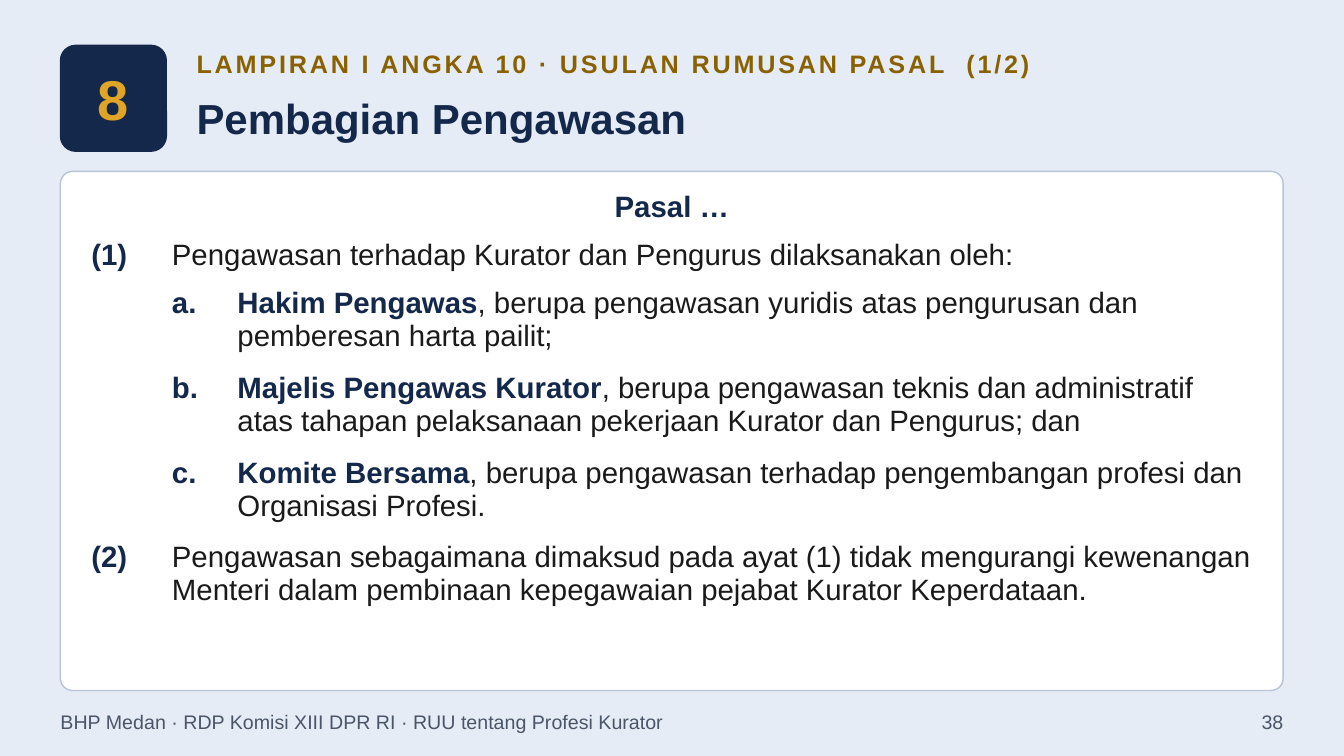
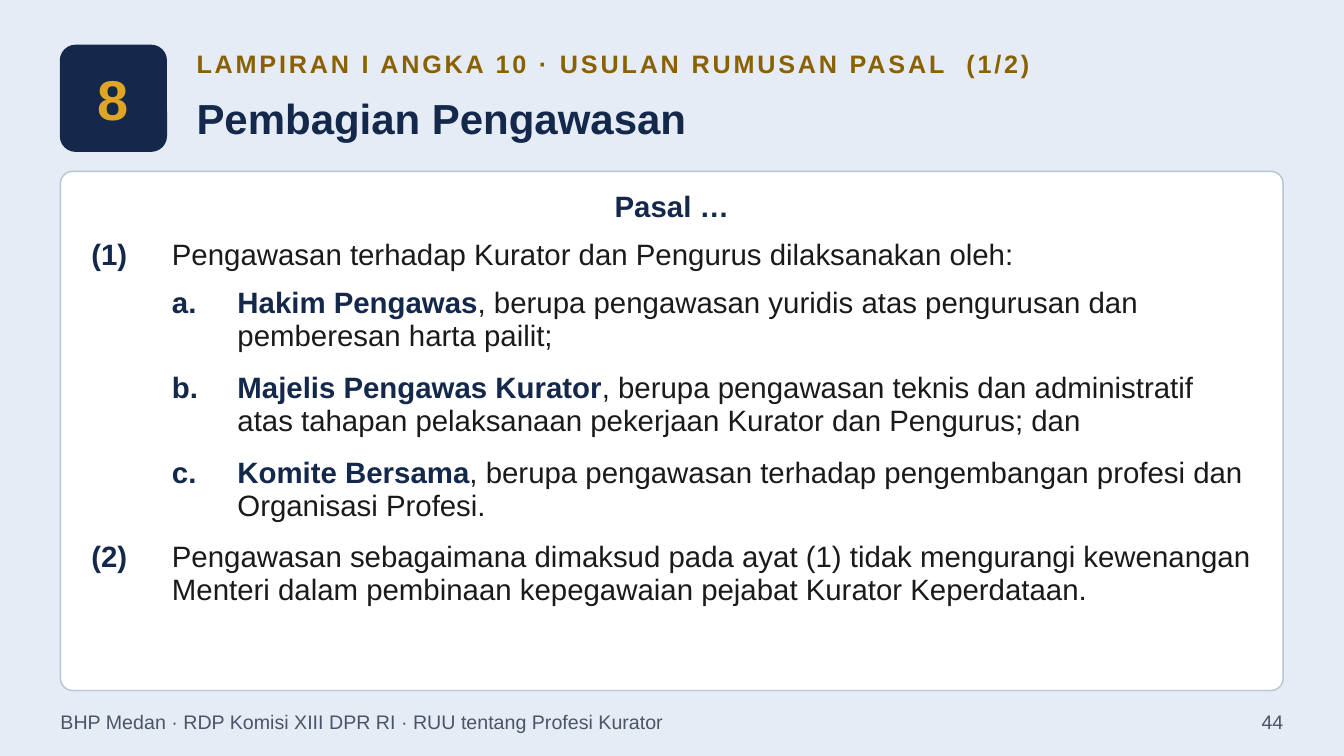
Before and after one commit to artheralawfirm-cloud/SAPAWALI, a slide deck: slide 44 of presentasi/Paparan_BHP_Medan_RUU_Profesi_Kurator.pptx (slide 38 before the commit). Drawn at 1344x756 pixels with LibreOffice and Linux fonts; fonts in the diff are those of the drawing. Boxes give left, top, right and bottom in pixels: in the first picture for what was removed or moved away, otherwise in the second. Text is boxed around its words. In the diff, an @@ line names an element or a change of style, - is before the commit and + after.

```diff
--- a/presentasi/Paparan_BHP_Medan_RUU_Profesi_Kurator.pptx
+++ b/presentasi/Paparan_BHP_Medan_RUU_Profesi_Kurator.pptx
@@ text at box(1262, 715, 1284, 729): text changed @@
-38
+44
```
Also in this commit, not shown: 42 other slides changed, 6 slides added, 1 slide removed, 6 other files.
